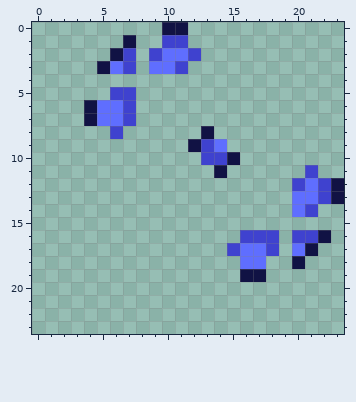
A pixel-art sprite gets an edit: Resources/Textures/Items/Weapons/Melee/Hammush_Glow.png. That is the earlier state.
The file is 48x48 pixels, drawn in blocks of 2x2; one block is one cell here.
New version:
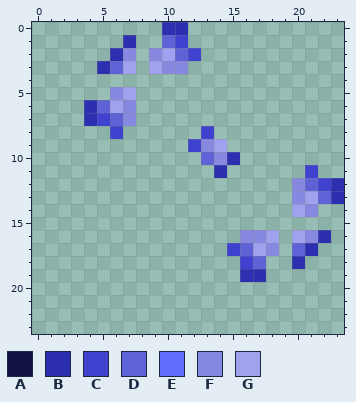
Palette (. is transparent): A #111244  B #2c2fb0  C #3f42cf  D #5f62d7  E #5f6eff  F #8789e1  G #a0a2f0
From old to new:
@@ x 0..23 @@
- 0 ..........AA............
- 1 .......A..CC............
- 2 ......AC.CEEC...........
- 3 .....AEC.EEC............
+ 0 ..........BB............
+ 1 .......B..DC............
+ 2 ......BF.FGDC...........
+ 3 .....BDG.GFF............
  4 ........................
- 5 ......CC................
- 6 ....AEEC................
- 7 ....AEEC................
- 8 ......C......A..........
- 9 ............ACE.........
-10 .............CCA........
-11 ..............A......C..
-12 ....................CECA
-13 ....................EECA
-14 ....................EC..
+ 5 ......FG................
+ 6 ....BDGF................
+ 7 ....BCDF................
+ 8 ......C......C..........
+ 9 ............CFG.........
+10 .............DFB........
+11 ..............B......C..
+12 ....................FDCB
+13 ....................FGDB
+14 ....................GF..
 15 ........................
-16 ................CCC.CCA.
-17 ...............CEEC.EA..
-18 ................EE..A...
-19 ................AA......
+16 ................FFG.GFB.
+17 ...............CDGF.DB..
+18 ................CD..B...
+19 ................BB......
 20 ........................
Changed places in both pictures, as pixel boxes (x1, y1, x2, y2):
changed: (84, 22, 344, 282)
